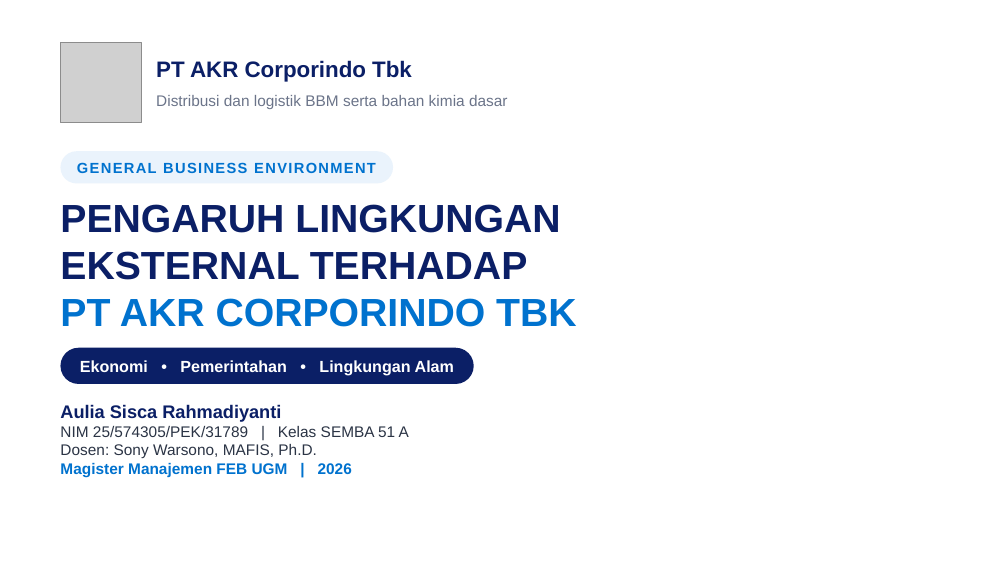
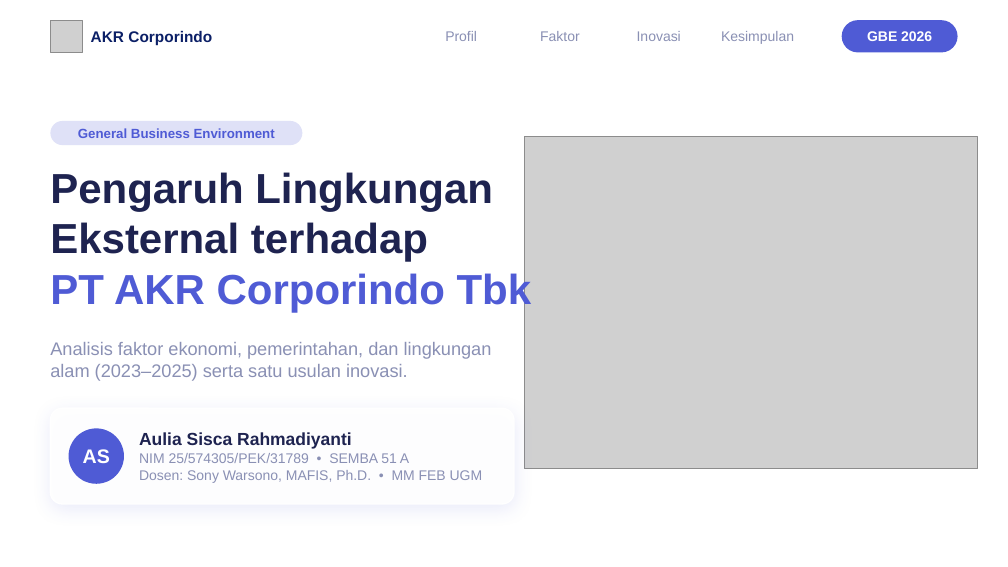
Before and after one commit to aslihabnuri/Dom-Manipulation, a slide deck: slide 1 of output-paper-GBE/Presentasi GBE - Aulia Sisca Rahmadiyanti - SEMBA 51A - PT AKR Corporindo Tbk.pptx. Drawn at 1008x567 pixels with LibreOffice and Linux fonts; fonts in the diff are those of the drawing; grey boxes stand for pictures; background and template pictures are left out. Boxes give left, top, right and bottom in pixels: in the first picture for what was removed or moved away, otherwise in the second. Text is boxed around its words. In the diff, an @@ line names an element or a change of style, - is before the commit and + after.

```diff
--- a/output-paper-GBE/Presentasi GBE - Aulia Sisca Rahmadiyanti - SEMBA 51A - PT AKR Corporindo Tbk.pptx
+++ b/output-paper-GBE/Presentasi GBE - Aulia Sisca Rahmadiyanti - SEMBA 51A - PT AKR Corporindo Tbk.pptx
@@ picture: place and size @@
-picture at [60, 42, 141, 123]
+picture at [50, 20, 83, 52]
@@ rounded rectangle: place and size @@
-rounded rectangle at [60, 348, 474, 384]
+rounded rectangle at [842, 20, 958, 52]
@@ rounded rectangle at [842, 20, 958, 52]: fill #0B1F66 to #4F5BD5 @@
@@ text at [91, 31, 212, 46]: text changed; size 16 to 11 pt @@
-PT AKR Corporindo Tbk
+AKR Corporindo
@@ text added at [445, 31, 477, 41], 10 pt, text #8A90B4 @@
+Profil
@@ text added at [540, 31, 580, 41], 10 pt, text #8A90B4 @@
+Faktor
@@ text added at [637, 31, 681, 41], 10 pt, text #8A90B4 @@
+Inovasi
@@ text added at [721, 31, 794, 44], 10 pt, text #8A90B4 @@
+Kesimpulan
@@ text added at [867, 31, 932, 41], 10 pt, text #FFFFFF, bold @@
+GBE 2026
@@ text removed at [156, 95, 508, 109] @@
-Distribusi dan logistik BBM serta bahan kimia dasar
@@ ellipse added at [559, 96, 953, 489], fill #FFFFFF at 55% opacity @@
@@ rounded rectangle: place and size @@
-rounded rectangle at [60, 151, 393, 183]
+rounded rectangle at [50, 121, 302, 145]
@@ rounded rectangle at [50, 121, 302, 145]: fill #EAF3FC to #4F5BD5 at 18% opacity @@
@@ text at [78, 128, 275, 138]: text changed; size 10.5 to 9.5 pt; text colour #0072CE to #4F5BD5 @@
-GENERAL BUSINESS ENVIRONMENT
+General Business Environment
@@ picture added at [524, 136, 978, 469] @@
@@ text at [50, 172, 532, 312]: text changed; size 28 to 30 pt; text colour #0B1F66 to #1E2350 @@
-PENGARUH LINGKUNGAN
-EKSTERNAL TERHADAP
-PT AKR CORPORINDO TBK
+Pengaruh Lingkungan
+Eksternal terhadap
+PT AKR Corporindo Tbk
@@ text at [50, 342, 492, 381]: text changed; size 11.5 to 13 pt; text colour #FFFFFF to #8A90B4; bold off @@
-Ekonomi • Pemerintahan • Lingkungan Alam
+Analisis faktor ekonomi, pemerintahan, dan lingkungan alam (2023–2025) serta satu usulan inovasi.
@@ text "Analisis faktor ekonomi, pemerintahan, dan ..." at [50, 342, 492, 381]: vertical alignment middle to top @@
@@ rounded rectangle added at [50, 408, 514, 504], fill #FFFFFF at 92% opacity, outline #FFFFFF 1 pt @@
@@ text "Aulia Sisca Rahmadiyanti": place and size @@
-text "Aulia Sisca Rahmadiyanti" at [60, 404, 409, 477]
+text "Aulia Sisca Rahmadiyanti" at [139, 432, 483, 483]
@@ text "Aulia Sisca Rahmadiyanti" at [139, 432, 483, 483]: vertical alignment top to middle @@
@@ ellipse added at [69, 428, 124, 484], fill #4F5BD5 @@
@@ text added at [83, 449, 110, 463], 14 pt, text #FFFFFF, bold @@
+AS
@@ text at [139, 432, 352, 449]: size 13 to 12.5 pt, text colour #0B1F66 to #1E2350 in "Aulia Sisca Rahmadiyanti" @@
@@ text at [139, 453, 483, 483]: text changed; size 11 to 10 pt; text colour #2B3445 to #8A90B4 @@
-NIM 25/574305/PEK/31789 | Kelas SEMBA 51 A
-Dosen: Sony Warsono, MAFIS, Ph.D.
-Magister Manajemen FEB UGM | 2026
+NIM 25/574305/PEK/31789 • SEMBA 51 A
+Dosen: Sony Warsono, MAFIS, Ph.D. • MM FEB UGM
```
Also in this commit, not shown: 9 other slides changed.
